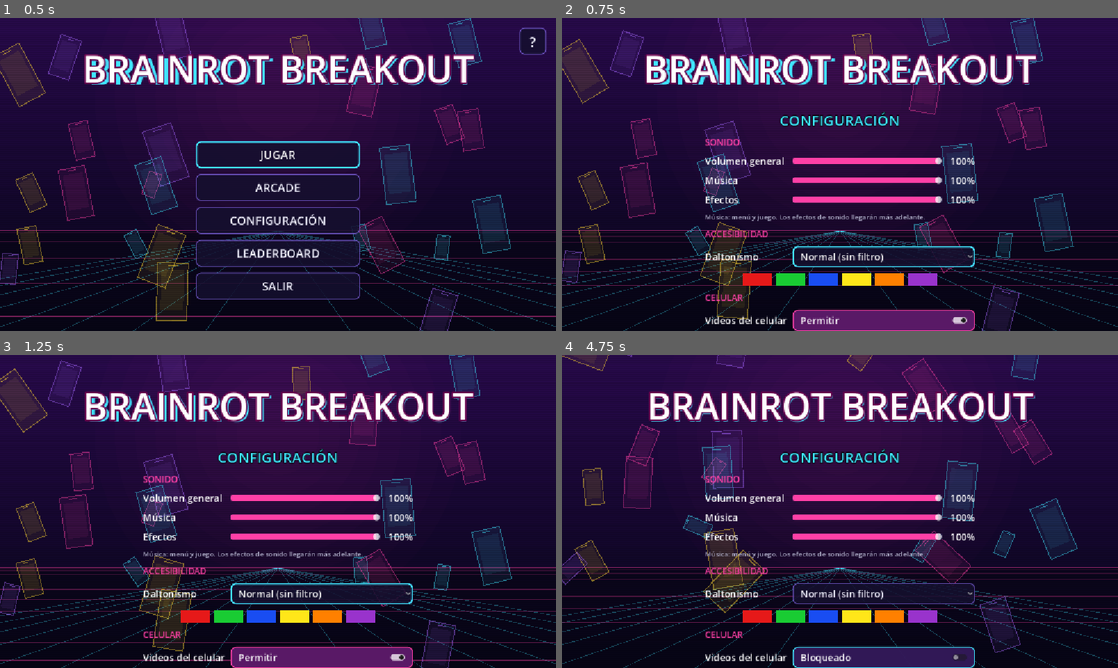
Above: before the commit, frames 1-4 (two rows, left to right).
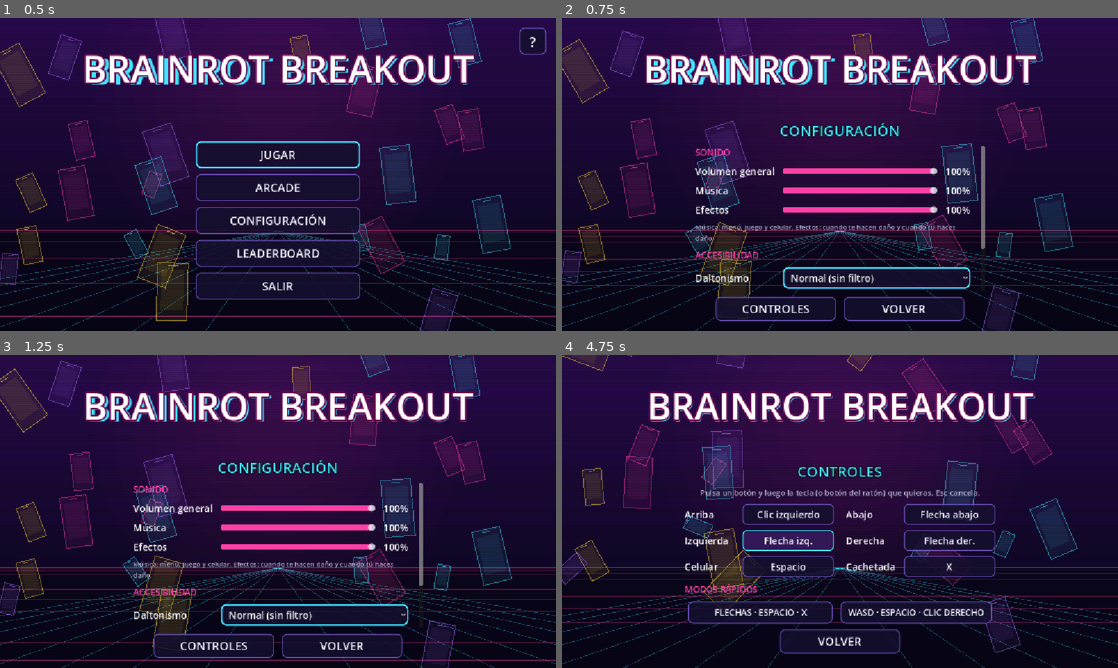
Above: after the commit, the same moments.

Repository: Moon-collab1/Brainrot-Breakout
Game: Godot game, scene res://menu/menu.tscn
Same seed, same stepped clock (60 frames per second), same inputs: the game is played once before the commit and once after it. Sound files missing from this copy of the repository are replaced by a short silence.
Inputs:
- Up to frame 1 (0.5 s): no input
- Up to frame 2 (0.75 s): click "CONFIGURACIÓN" at 0.5 s
- Up to frame 3 (1.25 s): no input
- Up to frame 4 (4.75 s): click "Permitir" (after the commit: "CONTROLES") at 1.25 s; click "Bloqueado" (after the commit: "Flecha arriba") at 2 s; click "Permitir" (after the commit: "Flecha abajo") at 2.75 s; click "Bloqueado" (after the commit: "Clic izquierdo") at 3.5 s; click "Permitir" (after the commit: "Flecha izq.") at 4.25 s

Frame 1 is identical in both runs. In frame 2, 13% of the frame differs, in the area x 23-77%, y 30-100%; in frame 3, 13%; in frame 4, 13%, in the area x 22-78%, y 30-100%.

Commit message:
Agrega controles configurables desde el menú
- Nueva pantalla Configuración > Controles para elegir la tecla o botón del ratón de cada acción (arriba, abajo, izquierda, derecha, celular y cachetada).
- Dos modos rápidos: flechas + Espacio + X, y WASD + Espacio + clic derecho.
- Si se elige una tecla ya usada, las dos acciones se intercambian.
- Los controles se guardan en user://ajustes.cfg, junto con el volumen y el daltonismo.
- La pantalla de ayuda muestra las teclas elegidas.
- La pantalla de configuración ahora tiene desplazamiento para que no se corte.
- El jugador avisa cuando la cachetada libera un zombi o revienta un clon, para el sonido de golpe.

Diff:
--- a/Brainrot-Breakout/autoload/ajustes.gd
+++ b/Brainrot-Breakout/autoload/ajustes.gd
@@ -1,6 +1,6 @@
 extends Node
 
-# Ajustes globales (autoload "Ajustes"): volumen y filtro de daltonismo.
+# Ajustes globales (autoload "Ajustes"): volumen, filtro de daltonismo y CONTROLES.
 # Se guardan en user://ajustes.cfg y se aplican al abrir el juego, en cualquier escena.
 # Los buses "Musica" y "Efectos" se crean aquí; cuando haya sonido, cada AudioStreamPlayer
 # solo debe poner su "bus" en "Musica" o "Efectos".
@@ -20,15 +20,50 @@
 var daltonismo = 0
 var videos_celular = true   # true = permitido, false = bloqueado
 
+# ---------- Controles (teclas que elige el jugador) ----------
+# El juego usa 6 "acciones". Cada acción tiene UNA tecla o botón del ratón, que se puede cambiar
+# en CONFIGURACIÓN > CONTROLES. Se guarda en el mismo archivo que el volumen.
+const ACCIONES = ["mover_arriba", "mover_abajo", "mover_izquierda", "mover_derecha", "celular", "cachetada"]
+const NOMBRES_ACCION = {
+	"mover_arriba": "Arriba", "mover_abajo": "Abajo",
+	"mover_izquierda": "Izquierda", "mover_derecha": "Derecha",
+	"celular": "Celular", "cachetada": "Cachetada",
+}
+# Cada control es un par [tipo, código]: tipo "tecla" (código de la tecla) o "raton" (número de botón)
+# Dos modos ya armados (botones de la pantalla de controles):
+const MODO_FLECHAS = {
+	"mover_arriba": ["tecla", KEY_UP], "mover_abajo": ["tecla", KEY_DOWN],
+	"mover_izquierda": ["tecla", KEY_LEFT], "mover_derecha": ["tecla", KEY_RIGHT],
+	"celular": ["tecla", KEY_SPACE], "cachetada": ["tecla", KEY_X],
+}
+const MODO_WASD = {
+	"mover_arriba": ["tecla", KEY_W], "mover_abajo": ["tecla", KEY_S],
+	"mover_izquierda": ["tecla", KEY_A], "mover_derecha": ["tecla", KEY_D],
+	"celular": ["tecla", KEY_SPACE], "cachetada": ["raton", MOUSE_BUTTON_RIGHT],
+}
+# Nombres en español de las teclas especiales (las demás usan el nombre que da Godot)
+const NOMBRES_TECLA = {
+	KEY_UP: "Flecha arriba", KEY_DOWN: "Flecha abajo", KEY_LEFT: "Flecha izq.", KEY_RIGHT: "Flecha der.",
+	KEY_SPACE: "Espacio", KEY_ENTER: "Enter", KEY_SHIFT: "Shift", KEY_CTRL: "Ctrl",
+	KEY_ALT: "Alt", KEY_TAB: "Tab", KEY_BACKSPACE: "Borrar",
+}
+const NOMBRES_RATON = {
+	MOUSE_BUTTON_LEFT: "Clic izquierdo", MOUSE_BUTTON_RIGHT: "Clic derecho", MOUSE_BUTTON_MIDDLE: "Clic central",
+}
+
+var controles = {}   # acción -> [tipo, código] (lo que está en uso ahora)
+
 var filtro_rect
 var filtro_mat
 
 func _ready():
 	crear_buses()
 	crear_filtro()
+	controles = MODO_FLECHAS.duplicate(true)   # por defecto: flechas, Espacio y X
 	cargar()
 	aplicar_audio()
 	aplicar_daltonismo()
+	aplicar_controles()
 
 func crear_buses():
 	for nombre in ["Musica", "Efectos"]:
@@ -86,6 +121,11 @@
 		volumen[bus] = clampf(float(cfg.get_value("audio", bus, 1.0)), 0.0, 1.0)
 	daltonismo = clampi(int(cfg.get_value("accesibilidad", "daltonismo", 0)), 0, NOMBRES_DALTONISMO.size() - 1)
 	videos_celular = bool(cfg.get_value("celular", "videos", true))
+	# controles: solo se aceptan pares bien formados; si falta alguno queda el de por defecto
+	for accion in ACCIONES:
+		var par = cfg.get_value("controles", accion, null)
+		if par is Array and par.size() == 2 and (par[0] == "tecla" or par[0] == "raton"):
+			controles[accion] = [par[0], int(par[1])]
 
 func guardar():
 	var cfg = ConfigFile.new()
@@ -93,4 +133,82 @@
 		cfg.set_value("audio", bus, volumen[bus])
 	cfg.set_value("accesibilidad", "daltonismo", daltonismo)
 	cfg.set_value("celular", "videos", videos_celular)
+	for accion in ACCIONES:
+		cfg.set_value("controles", accion, controles[accion])
 	cfg.save(RUTA)
+
+# ---------- Controles: funciones ----------
+
+# Crea el evento de Godot (tecla o botón del ratón) que corresponde a un par [tipo, código]
+func evento_de(par):
+	if par[0] == "raton":
+		var raton = InputEventMouseButton.new()
+		raton.button_index = par[1]
+		return raton
+	var tecla = InputEventKey.new()
+	tecla.physical_keycode = par[1]   # "física" = la posición de la tecla, no depende del idioma del teclado
+	return tecla
+
+# Pone en el InputMap de Godot las teclas elegidas. Se llama al abrir el juego y cada vez que cambian.
+func aplicar_controles():
+	for accion in ACCIONES:
+		if not InputMap.has_action(accion):
+			InputMap.add_action(accion, 0.5)   # 0.5 = zona muerta (igual que las acciones ui_* de Godot)
+		InputMap.action_erase_events(accion)   # se borra lo anterior
+		InputMap.action_add_event(accion, evento_de(controles[accion]))
+	agregar_mando()
+
+# El mando (control de consola) siempre funciona igual; no se puede cambiar desde el menú
+func agregar_mando():
+	var ejes = {"mover_izquierda": [JOY_AXIS_LEFT_X, -1.0], "mover_derecha": [JOY_AXIS_LEFT_X, 1.0],
+		"mover_arriba": [JOY_AXIS_LEFT_Y, -1.0], "mover_abajo": [JOY_AXIS_LEFT_Y, 1.0]}
+	var botones = {"mover_izquierda": JOY_BUTTON_DPAD_LEFT, "mover_derecha": JOY_BUTTON_DPAD_RIGHT,
+		"mover_arriba": JOY_BUTTON_DPAD_UP, "mover_abajo": JOY_BUTTON_DPAD_DOWN,
+		"celular": JOY_BUTTON_A, "cachetada": JOY_BUTTON_X}
+	for accion in ejes:
+		var palanca = InputEventJoypadMotion.new()
+		palanca.axis = ejes[accion][0]
+		palanca.axis_value = ejes[accion][1]
+		InputMap.action_add_event(accion, palanca)
+	for accion in botones:
+		var boton = InputEventJoypadButton.new()
+		boton.button_index = botones[accion]
+		InputMap.action_add_event(accion, boton)
+
+# Cambia el control de una acción. Si esa tecla ya la usaba otra acción, se INTERCAMBIAN
+# (así nunca quedan dos acciones con la misma tecla ni una acción sin tecla).
+func set_control(accion, par):
+	for otra in ACCIONES:
+		if otra != accion and controles[otra] == par:
+			controles[otra] = controles[accion]
+	controles[accion] = par
+	aplicar_controles()
+	guardar()
+
+# Pone uno de los dos modos ya armados (MODO_FLECHAS o MODO_WASD)
+func usar_modo(modo):
+	controles = modo.duplicate(true)
+	aplicar_controles()
+	guardar()
+
+# Convierte lo que el jugador presionó en un par [tipo, código]. Devuelve null si no sirve
+# (por ejemplo Esc, que es la pausa, o soltar una tecla).
+func par_de_evento(event):
+	if event is InputEventKey and event.pressed and not event.echo:
+		if event.physical_keycode == KEY_ESCAPE or event.physical_keycode == KEY_NONE:
+			return null
+		return ["tecla", int(event.physical_keycode)]
+	if event is InputEventMouseButton and event.pressed:
+		if event.button_index >= MOUSE_BUTTON_WHEEL_UP and event.button_index <= MOUSE_BUTTON_WHEEL_RIGHT:
+			return null   # la rueda del ratón no sirve como botón
+		return ["raton", int(event.button_index)]
+	return null
+
+# Nombre para mostrar en pantalla: "Flecha arriba", "Espacio", "W", "Clic derecho"...
+func nombre_control(accion):
+	var par = controles[accion]
+	if par[0] == "raton":
+		return NOMBRES_RATON.get(par[1], "Ratón botón %d" % par[1])
+	if NOMBRES_TECLA.has(par[1]):
+		return NOMBRES_TECLA[par[1]]
+	return OS.get_keycode_string(par[1])
--- a/Brainrot-Breakout/comun/controles_tactiles/controles_tactiles.gd
+++ b/Brainrot-Breakout/comun/controles_tactiles/controles_tactiles.gd
@@ -2,7 +2,7 @@
 
 # Controles táctiles: joystick flotante (mitad izquierda) + botones CACHETADA y CELULAR.
 # Solo se activan en pantallas táctiles (celular/tableta). No toca la lógica del juego:
-# solo dispara las mismas acciones que el teclado (ui_left/right/up/down, ui_accept, cachetada).
+# solo dispara las mismas acciones que el teclado (mover_izquierda/derecha/arriba/abajo, celular, cachetada; las crea autoload/ajustes.gd).
 
 const FORZAR_TACTIL = false      # true = mostrarlos también en PC (para probar con emulate_touch_from_mouse)
 const RADIO_BASE = 85.0          # radio del círculo del joystick
@@ -88,7 +88,7 @@
 				_accion("cachetada", true)
 			elif dedo_cel == -1 and p.distance_to(_pos_cel()) <= RADIO_BOTON_CEL * 1.3:
 				dedo_cel = event.index
-				_accion("ui_accept", true)
+				_accion("celular", true)
 			elif dedo_joy == -1 and p.x < _tam().x * 0.5:
 				dedo_joy = event.index
 				centro_joy = p
@@ -99,7 +99,7 @@
 				_accion("cachetada", false)
 			elif event.index == dedo_cel:
 				dedo_cel = -1
-				_accion("ui_accept", false)
+				_accion("celular", false)
 			elif event.index == dedo_joy:
 				dedo_joy = -1
 				centro_joy = _joy_reposo()
@@ -118,13 +118,13 @@
 	if m < ZONA_MUERTA:
 		dir = Vector2.ZERO
 	else:
-		# Input.get_vector ignora lo menor a 0.5 (zona muerta de ui_*); se reescala para que
+		# Input.get_vector ignora lo menor a 0.5 (zona muerta de las acciones mover_*); se reescala para que
 		# empujar poco = ir lento y empujar todo = velocidad máxima
 		dir = dir.normalized() * (0.5 + 0.5 * clamp((m - ZONA_MUERTA) / (1.0 - ZONA_MUERTA), 0.0, 1.0))
-	_fuerza("ui_left", max(-dir.x, 0.0))
-	_fuerza("ui_right", max(dir.x, 0.0))
-	_fuerza("ui_up", max(-dir.y, 0.0))
-	_fuerza("ui_down", max(dir.y, 0.0))
+	_fuerza("mover_izquierda", max(-dir.x, 0.0))
+	_fuerza("mover_derecha", max(dir.x, 0.0))
+	_fuerza("mover_arriba", max(-dir.y, 0.0))
+	_fuerza("mover_abajo", max(dir.y, 0.0))
 
 func _fuerza(nombre: String, f: float):
 	if f > 0.01:
--- a/Brainrot-Breakout/comun/jugador/jugador.gd
+++ b/Brainrot-Breakout/comun/jugador/jugador.gd
@@ -1,7 +1,8 @@
 extends CharacterBody2D
 
 # El jugador (nodo "Jugador" de cada zona). Se mueve con las flechas / joystick táctil, abre el
-# celular con ui_accept (Espacio/Enter) y da cachetadas con la acción "cachetada" (tecla X).
+# celular con la acción "celular" y da cachetadas con la acción "cachetada".
+# Las teclas de cada acción se eligen en CONFIGURACIÓN > CONTROLES (ver autoload/ajustes.gd).
 #
 # Mecánica central:
 #   - Vida y DOPAMINA (0-100). Con el celular abierto se cura (+5/s) pero sube la dopamina
@@ -57,7 +58,9 @@
 # Cada frame de física: lee la entrada, aplica celular/cachetada, revisa si perdió y se mueve
 func _physics_process(delta):
 	Registro.tiempo += delta
-	var dir = Input.get_vector("ui_left", "ui_right", "ui_up", "ui_down")
+	# Las acciones "mover_*", "celular" y "cachetada" las crea autoload/ajustes.gd con las teclas
+	# que el jugador eligió en CONFIGURACIÓN > CONTROLES
+	var dir = Input.get_vector("mover_izquierda", "mover_derecha", "mover_arriba", "mover_abajo")
 
 	# Control invertido: las direcciones quedan al revés mientras dure
 	if invertido_t > 0.0:
@@ -73,7 +76,7 @@
 	if cel_bloqueado_t > 0.0:
 		cel_bloqueado_t -= delta
 		cel_abierto = false
-	elif Input.is_action_just_pressed("ui_accept"):
+	elif Input.is_action_just_pressed("celular"):
 		cel_abierto = not cel_abierto
 
 	var vel_act = vel
@@ -127,15 +130,20 @@
 	var centro = global_position + cara * desplaz   # el golpe se corre hacia donde mira
 	$Golpe.position = cara * desplaz
 	$Golpe/Dibujo.visible = true
+	var pego = false   # true si la cachetada le dio a algo (para el sonido de «hice daño»)
 	for z in get_tree().get_nodes_in_group("zombis"):
 		if centro.distance_to(z.global_position) < radio_golpe:
 			ultimo_liberado = z.scene_file_path
 			z.liberar()
 			libres += 1
+			pego = true
 	# burbujas y clones del jefe: se revientan sin sumar a libres
 	for d in get_tree().get_nodes_in_group("destruibles"):
 		if centro.distance_to(d.global_position) < radio_golpe:
 			d.reventar()
+			pego = true
+	if pego:
+		MusicaGlobal.sonar_golpe()   # sonido de «hice daño» (el del jefe lo pone musica_global.gd)
 	# los corazones del jefe ya no se pueden bloquear con la cachetada
 	# el jefe decide solo si el golpe lo alcanza (cuerpo o antena)
 	for j in get_tree().get_nodes_in_group("jefe"):
--- a/Brainrot-Breakout/menu/menu.gd
+++ b/Brainrot-Breakout/menu/menu.gd
@@ -2,7 +2,8 @@
 
 # Menú principal (escena de inicio, ver project.godot). La interfaz se arma por código para que
 # sea fácil de cambiar. Cada "pantalla" es un VBoxContainer; ir_a(nombre) muestra una y oculta
-# las demás. Pantallas: principal, arcade (elegir zona), ajustes, ranking (leaderboard) y ayuda.
+# las demás. Pantallas: principal, arcade (elegir zona), ajustes, controles (elegir teclas),
+# ranking (leaderboard) y ayuda.
 #   JUGAR   -> empieza en la Zona 1 y sigue sola hasta la 6 (modo_arcade = false)
 #   ARCADE  -> juega UNA zona y al terminar vuelve aquí (modo_arcade = true)
 const NOMBRE_JUEGO = "BRAINROT BREAKOUT"
@@ -28,6 +29,10 @@
 var t = 0.0
 var cont_ranking   # aquí se dibujan las filas del ranking
 var b_ayuda        # el botón "?" de la esquina
+# Pantalla de controles
+var botones_control = {}     # acción -> botón que muestra su tecla
+var accion_esperando = ""    # acción que está esperando una tecla nueva ("" = ninguna)
+var filas_ayuda = {}         # textos de la ayuda que dependen de las teclas elegidas
 
 func _ready():
 	MusicaGlobal.reproducir_menu()
@@ -47,6 +52,7 @@
 	pantallas["principal"] = crear_principal()
 	pantallas["arcade"] = crear_arcade()
 	pantallas["ajustes"] = crear_ajustes()
+	pantallas["controles"] = crear_controles()
 	pantallas["ranking"] = crear_ranking()
 	pantallas["ayuda"] = crear_ayuda()
 	for p in pantallas.values():
@@ -61,15 +67,35 @@
 	titulo.pivot_offset = titulo.size / 2.0
 	titulo.scale = Vector2.ONE * (1.0 + sin(t * 2.0) * 0.015)
 
+# _input recibe las teclas ANTES que los botones del menú. Solo se usa mientras una acción
+# espera su tecla nueva: lo primero que se presione (tecla o botón del ratón) queda asignado.
+func _input(event):
+	if accion_esperando == "":
+		return
+	if event.is_action_pressed("ui_cancel"):
+		terminar_espera()      # Esc cancela sin cambiar nada
+		get_viewport().set_input_as_handled()
+		return
+	var par = Ajustes.par_de_evento(event)
+	if par != null:
+		Ajustes.set_control(accion_esperando, par)   # guarda y, si la tecla estaba en uso, intercambia
+		terminar_espera()
+		get_viewport().set_input_as_handled()   # que ese clic/tecla no active nada más
+
 func _unhandled_input(event):
 	if event.is_action_pressed("ui_cancel") and actual != "principal":
-		ir_a("principal")
+		if actual == "controles":
+			ir_a("ajustes")    # de controles se vuelve a configuración
+		else:
+			ir_a("principal")
 		get_viewport().set_input_as_handled()
 
 func ir_a(nombre):
 	actual = nombre
 	if b_ayuda != null:
 		b_ayuda.visible = (nombre == "principal")   # el "?" solo se ve en el menú principal
+	terminar_espera()          # si se sale de la pantalla de controles, se cancela la espera
+	refrescar_ayuda()          # la ayuda muestra las teclas que estén elegidas ahora
 	for k in pantallas:
 		pantallas[k].visible = (k == nombre)
 	if foco.has(nombre):
@@ -133,18 +159,29 @@
 	v.custom_minimum_size = Vector2(560, 0)
 	v.add_child(crear_subtitulo("CONFIGURACIÓN"))
 
-	v.add_child(crear_seccion("Sonido"))
-	v.add_child(crear_fila_volumen("Volumen general", "Master"))
-	v.add_child(crear_fila_volumen("Música", "Musica"))
-	v.add_child(crear_fila_volumen("Efectos", "Efectos"))
+	# Los ajustes van dentro de un recuadro con barra de desplazamiento (igual que la ayuda):
+	# así los botones CONTROLES y VOLVER de abajo siempre se ven, aunque la lista sea larga.
+	var scroll = ScrollContainer.new()
+	scroll.custom_minimum_size = Vector2(600, 300)
+	scroll.horizontal_scroll_mode = ScrollContainer.SCROLL_MODE_DISABLED
+	v.add_child(scroll)
+	var lista = VBoxContainer.new()   # aquí adentro van todas las filas de ajustes
+	lista.add_theme_constant_override("separation", 12)
+	lista.custom_minimum_size = Vector2(570, 0)
+	scroll.add_child(lista)
+
+	lista.add_child(crear_seccion("Sonido"))
+	lista.add_child(crear_fila_volumen("Volumen general", "Master"))
+	lista.add_child(crear_fila_volumen("Música", "Musica"))
+	lista.add_child(crear_fila_volumen("Efectos", "Efectos"))
 	var nota = Label.new()
-	nota.text = "Música: menú y juego. Los efectos de sonido llegarán más adelante."
+	nota.text = "Música: menú, juego y celular. Efectos: cuando te hacen daño y cuando tú haces daño."
 	nota.add_theme_font_size_override("font_size", 14)
 	nota.add_theme_color_override("font_color", Color(0.7, 0.7, 0.8))
 	nota.autowrap_mode = TextServer.AUTOWRAP_WORD_SMART
-	v.add_child(nota)
-
-	v.add_child(crear_seccion("Accesibilidad"))
+	lista.add_child(nota)
+
+	lista.add_child(crear_seccion("Accesibilidad"))
 	var fila = HBoxContainer.new()
 	fila.add_theme_constant_override("separation", 12)
 	fila.add_child(crear_etiqueta("Daltonismo", 170))
@@ -158,7 +195,7 @@
 	aplicar_estilo(op)
 	op.item_selected.connect(func(i): Ajustes.set_daltonismo(i))
 	fila.add_child(op)
-	v.add_child(fila)
+	lista.add_child(fila)
 	foco["ajustes"] = op
 
 	# Colores de muestra: el filtro es global, así se ve el efecto al instante
@@ -171,9 +208,9 @@
 		r.color = c
 		r.custom_minimum_size = Vector2(60, 26)
 		muestra.add_child(r)
-	v.add_child(muestra)
-
-	v.add_child(crear_seccion("Celular"))
+	lista.add_child(muestra)
+
+	lista.add_child(crear_seccion("Celular"))
 	var fila_cel = HBoxContainer.new()
 	fila_cel.add_theme_constant_override("separation", 12)
 	fila_cel.add_child(crear_etiqueta("Videos del celular", 170))
@@ -188,12 +225,105 @@
 		chk.text = "Permitir" if activo else "Bloqueado"
 		Ajustes.set_videos_celular(activo))
 	fila_cel.add_child(chk)
-	v.add_child(fila_cel)
-
-	var volver = crear_boton("VOLVER", func(): ir_a("principal"), Vector2(250, 50))
+	lista.add_child(fila_cel)
+
+	# abajo: botón para elegir las teclas y botón de volver, uno al lado del otro
+	var fila_botones = HBoxContainer.new()
+	fila_botones.add_theme_constant_override("separation", 16)
+	fila_botones.alignment = BoxContainer.ALIGNMENT_CENTER
+	fila_botones.add_child(crear_boton("CONTROLES", func(): ir_a("controles"), Vector2(250, 50)))
+	fila_botones.add_child(crear_boton("VOLVER", func(): ir_a("principal"), Vector2(250, 50)))
+	v.add_child(fila_botones)
+	return v
+
+# ---------- pantalla de controles ----------
+# Una fila por acción: nombre + botón con la tecla actual. Al pulsar el botón queda
+# «esperando»: la próxima tecla o botón del ratón que se presione se asigna a esa acción.
+func crear_controles():
+	var v = VBoxContainer.new()
+	v.add_theme_constant_override("separation", 12)
+	v.custom_minimum_size = Vector2(640, 0)
+	v.add_child(crear_subtitulo("CONTROLES"))
+	var nota = Label.new()
+	nota.text = "Pulsa un botón y luego la tecla (o botón del ratón) que quieras. Esc cancela."
+	nota.horizontal_alignment = HORIZONTAL_ALIGNMENT_CENTER
+	nota.add_theme_font_size_override("font_size", 16)
+	nota.add_theme_color_override("font_color", Color(0.7, 0.7, 0.8))
+	v.add_child(nota)
+
+	# cuadrícula de 2 columnas: cada celda es «nombre de la acción + botón»
+	var g = GridContainer.new()
+	g.columns = 2
+	g.add_theme_constant_override("h_separation", 24)
+	g.add_theme_constant_override("v_separation", 10)
+	v.add_child(g)
+	for accion in Ajustes.ACCIONES:
+		var celda = HBoxContainer.new()
+		celda.add_theme_constant_override("separation", 10)
+		celda.add_child(crear_etiqueta(Ajustes.NOMBRES_ACCION[accion], 110))
+		var b = crear_boton("", func(): esperar_tecla(accion), Vector2(190, 44))
+		b.add_theme_font_size_override("font_size", 20)
+		celda.add_child(b)
+		g.add_child(celda)
+		botones_control[accion] = b
+		if not foco.has("controles"):
+			foco["controles"] = b
+
+	# los dos modos ya armados
+	v.add_child(crear_seccion("Modos rápidos"))
+	var modos = HBoxContainer.new()
+	modos.add_theme_constant_override("separation", 16)
+	modos.alignment = BoxContainer.ALIGNMENT_CENTER
+	var b1 = crear_boton("FLECHAS · ESPACIO · X", func(): poner_modo(Ajustes.MODO_FLECHAS), Vector2(300, 46))
+	b1.add_theme_font_size_override("font_size", 18)
+	var b2 = crear_boton("WASD · ESPACIO · CLIC DERECHO", func(): poner_modo(Ajustes.MODO_WASD), Vector2(300, 46))
+	b2.add_theme_font_size_override("font_size", 18)
+	modos.add_child(b1)
+	modos.add_child(b2)
+	v.add_child(modos)
+
+	var volver = crear_boton("VOLVER", func(): ir_a("ajustes"), Vector2(250, 50))
 	volver.size_flags_horizontal = Control.SIZE_SHRINK_CENTER
 	v.add_child(volver)
+	refrescar_controles()
 	return v
+
+# Escribe en cada botón la tecla que tiene ahora su acción
+func refrescar_controles():
+	for accion in botones_control:
+		botones_control[accion].text = Ajustes.nombre_control(accion)
+
+# El botón de esa acción queda esperando la tecla nueva (la recibe _input, arriba)
+func esperar_tecla(accion):
+	refrescar_controles()
+	accion_esperando = accion
+	botones_control[accion].text = "Pulsa una tecla…"
+
+func terminar_espera():
+	accion_esperando = ""
+	refrescar_controles()
+
+func poner_modo(modo):
+	Ajustes.usar_modo(modo)
+	terminar_espera()
+
+# La pantalla de ayuda muestra las teclas que estén elegidas en este momento
+func refrescar_ayuda():
+	if filas_ayuda.is_empty():
+		return
+	# si las 4 direcciones son las flechas se escribe corto: "Flechas"
+	var son_flechas = true
+	var teclas = []
+	for accion in ["mover_arriba", "mover_abajo", "mover_izquierda", "mover_derecha"]:
+		teclas.append(Ajustes.nombre_control(accion))
+		if Ajustes.controles[accion] != Ajustes.MODO_FLECHAS[accion]:
+			son_flechas = false
+	if son_flechas:
+		filas_ayuda["mover"].text = "Flechas"
+	else:
+		filas_ayuda["mover"].text = " ".join(teclas)
+	filas_ayuda["cachetada"].text = Ajustes.nombre_control("cachetada")
+	filas_ayuda["celular"].text = Ajustes.nombre_control("celular")
 
 func abrir_ranking():
 	llenar_ranking()   # se vuelve a leer el archivo cada vez que se abre
@@ -270,10 +400,17 @@
 	c.add_child(crear_parrafo("Estás rodeado de zombis del scroll. Libéralos con tu cachetada de realidad y derrota al jefe de cada zona, sin perder la cabeza con el celular."))
 
 	c.add_child(crear_seccion("Controles · teclado"))
-	c.add_child(crear_fila_control("Flechas", "Moverte"))
-	c.add_child(crear_fila_control("X", "Cachetada: golpea hacia donde miras"))
-	c.add_child(crear_fila_control("Enter / Espacio", "Abrir o cerrar el celular"))
+	# las tres primeras filas muestran las teclas elegidas en CONFIGURACIÓN > CONTROLES
+	# (refrescar_ayuda() las escribe; get_child(0) es el texto de la tecla de cada fila)
+	var f_mover = crear_fila_control("", "Moverte")
+	var f_golpe = crear_fila_control("", "Cachetada: golpea hacia donde miras")
+	var f_cel = crear_fila_control("", "Abrir o cerrar el celular")
+	filas_ayuda = {"mover": f_mover.get_child(0), "cachetada": f_golpe.get_child(0), "celular": f_cel.get_child(0)}
+	c.add_child(f_mover)
+	c.add_child(f_golpe)
+	c.add_child(f_cel)
 	c.add_child(crear_fila_control("Esc", "Pausa"))
+	c.add_child(crear_parrafo("Puedes cambiar las teclas en CONFIGURACIÓN > CONTROLES."))
 
 	c.add_child(crear_seccion("Controles · celular o tablet"))
 	c.add_child(crear_fila_control("Joystick", "Moverte (lado izquierdo)"))
